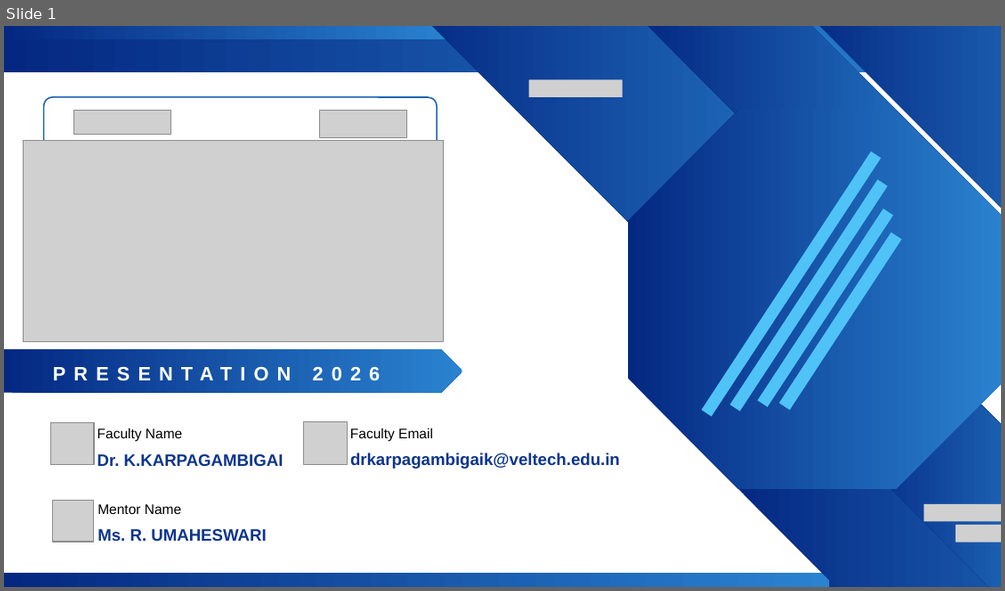
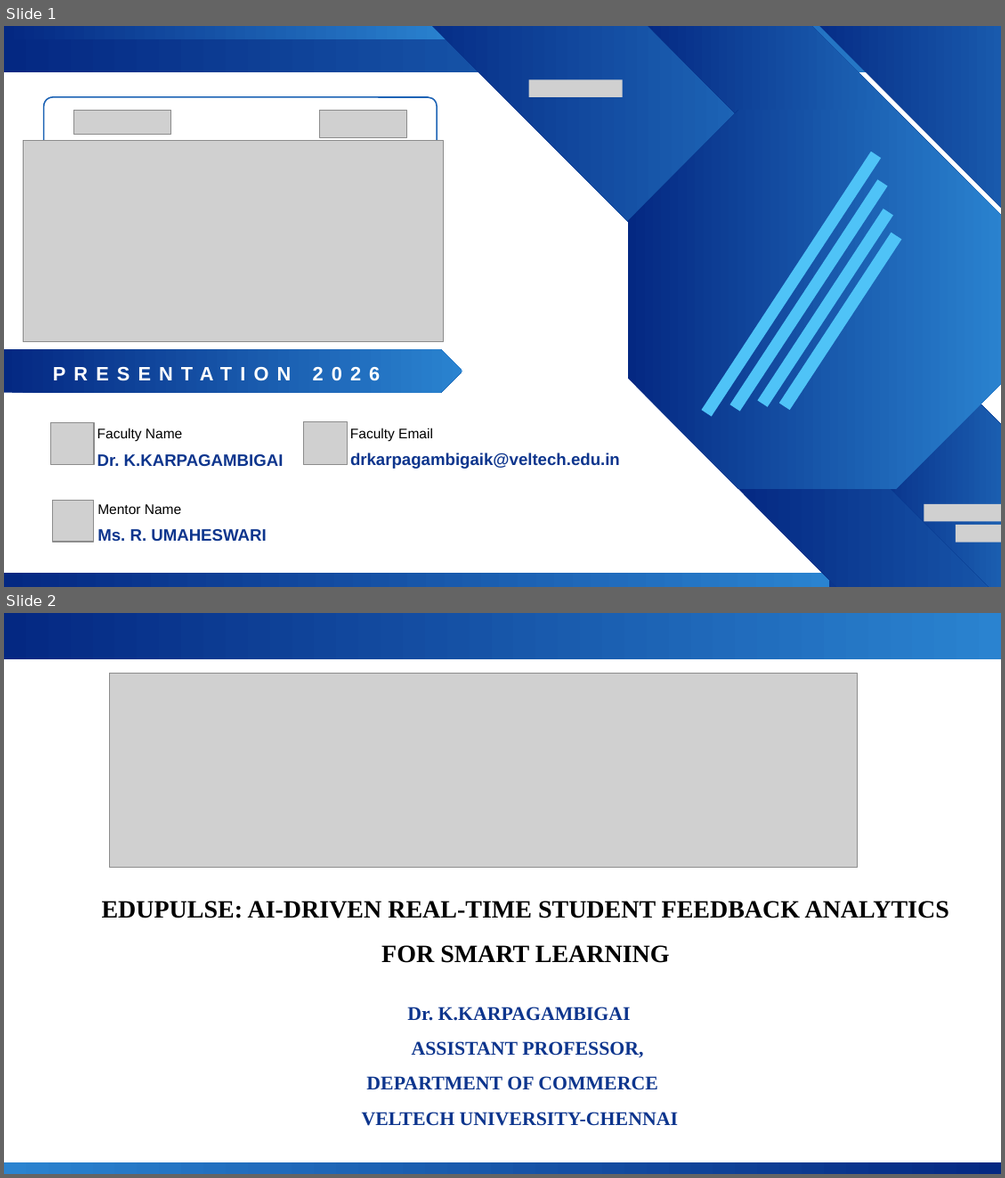
Before and after one commit to drkarpagambigaik-coder/AICW-Karpagambigai, a slide deck: Project -PPT.pptx. Shown one above the other, each under a label of ours: slide 1 before the commit, slides 1 and 2 after it. The pictures are 1005x591 and 1005x1178 pixels, drawn with LibreOffice and Linux fonts; fonts in the diff are those of the drawing; grey boxes stand for pictures; background and template pictures are left out. Boxes give left, top, right and bottom in pixels: in the first picture for what was removed or moved away, otherwise in the second. Text is boxed around its words. In the diff, an @@ line names an element or a change of style, - is before the commit and + after.

```diff
--- a/Project -PPT.pptx
+++ b/Project -PPT.pptx
@@ slide 2 added at (x1=4, y1=613, x2=1001, y2=1174), background #FFFFFF; not listed: 2 template elements that a slide beside it also shows @@
@@ picture added at (x1=110, y1=673, x2=858, y2=866) @@
@@ text added at (x1=102, y1=900, x2=949, y2=963), 18 pt, text #000000, bold @@
+EDUPULSE: AI-DRIVEN REAL-TIME STUDENT FEEDBACK ANALYTICS FOR SMART LEARNING
@@ text added at (x1=362, y1=1006, x2=678, y2=1126), 14 pt, text #0D358D, bold @@
+Dr. K.KARPAGAMBIGAI
+ASSISTANT PROFESSOR,
+DEPARTMENT OF COMMERCE VELTECH UNIVERSITY-CHENNAI
```
Also in this commit, not shown: 15 slides changed, 21 other slides added, 2 slides removed.
